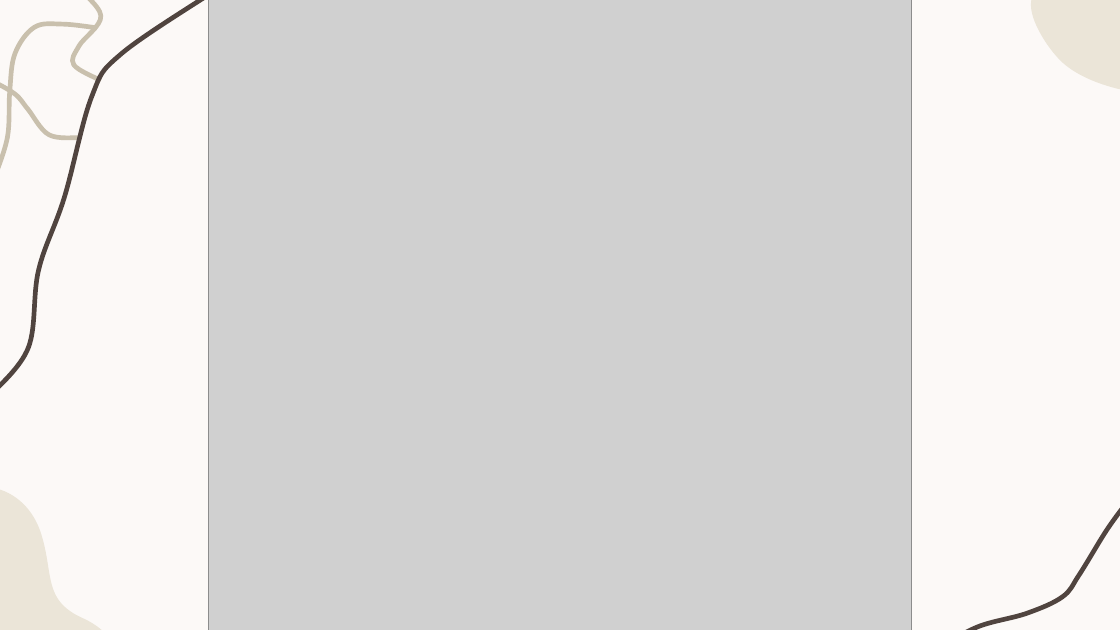
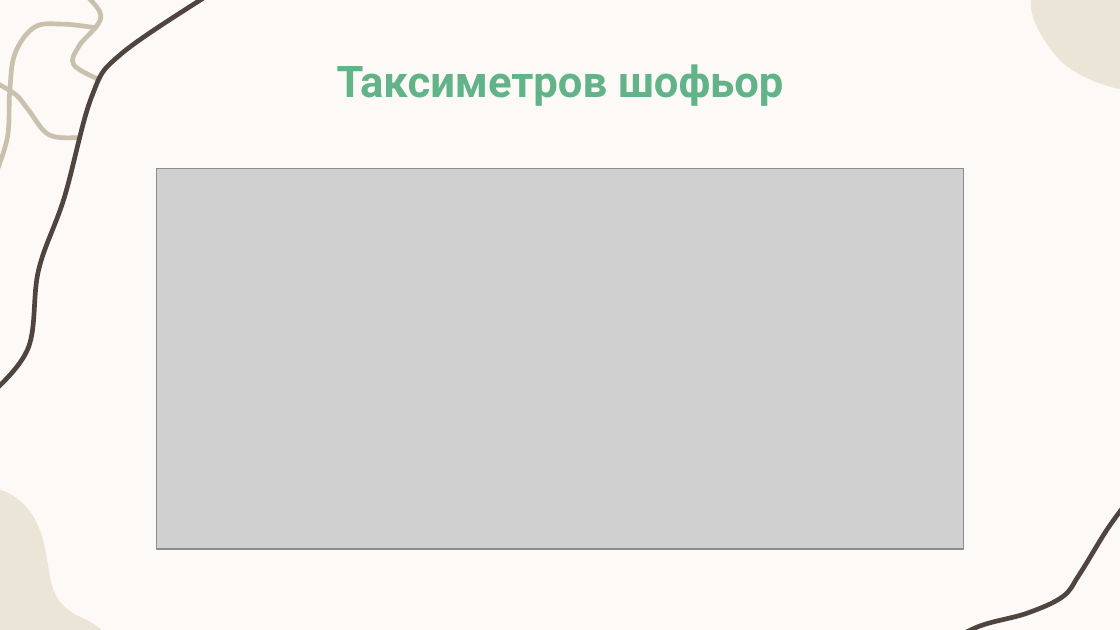
Before and after one commit to StefiKocheva/TaxiBook, a slide deck: slide 10 of Documents/TaxiBook.pptx (slide 12 before the commit). Drawn at 1120x630 pixels with LibreOffice and Linux fonts; fonts in the diff are those of the drawing; grey boxes stand for pictures. Boxes give left, top, right and bottom in pixels: in the first picture for what was removed or moved away, otherwise in the second. Text is boxed around its words. In the diff, an @@ line names an element or a change of style, - is before the commit and + after.

```diff
--- a/Documents/TaxiBook.pptx
+++ b/Documents/TaxiBook.pptx
@@ title added at <box>337,64,783,106</box>, 28 pt, text #63B389, bold @@
+Таксиметров шофьор
@@ picture: place and size @@
-picture at <box>208,0,912,630</box>
+picture at <box>157,169,964,550</box>
```
Also in this commit, not shown: 6 other slides changed, 3 slides added, 1 slide removed, 52 other files.
